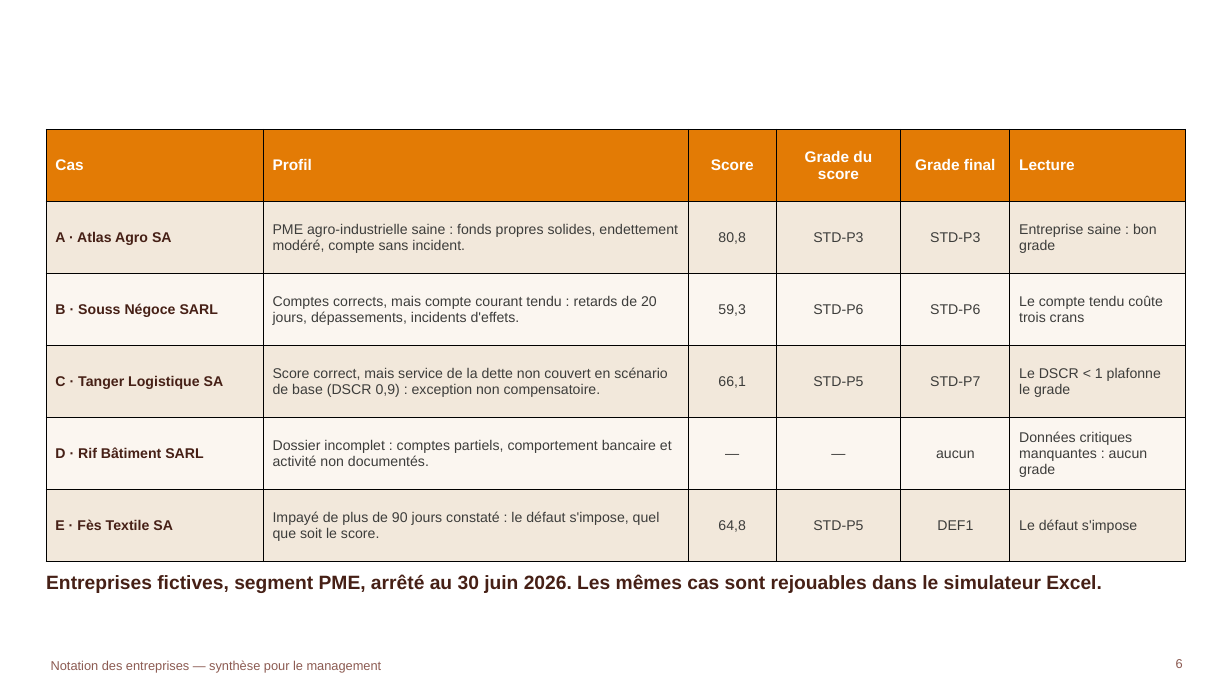
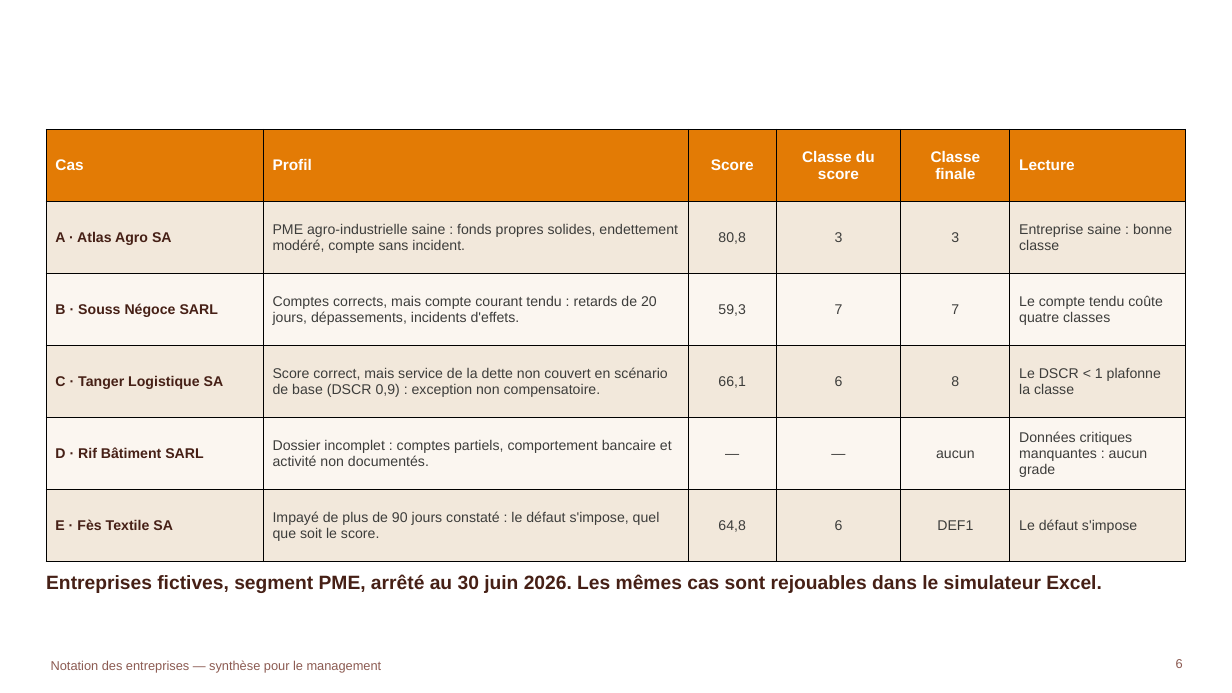
Before and after one commit to tariqeddoumi/Entreprise-scoring-cl, a slide deck: slide 6 of docs/presentations/Notation_entreprises_synthese_management.pptx. Drawn at 1232x693 pixels with LibreOffice and Linux fonts; fonts in the diff are those of the drawing; background and template pictures are left out. Boxes give left, top, right and bottom in pixels: in the first picture for what was removed or moved away, otherwise in the second. Text is boxed around its words. In the diff, an @@ line names an element or a change of style, - is before the commit and + after.

```diff
--- a/docs/presentations/Notation_entreprises_synthese_management.pptx
+++ b/docs/presentations/Notation_entreprises_synthese_management.pptx
@@ table at box(46, 129, 1186, 562) @@
-row 1, column 4: Grade du score
+row 1, column 4: Classe du score
-row 1, column 5: Grade final
+row 1, column 5: Classe finale
-row 2: A · Atlas Agro SA | PME agro-industrielle saine : fonds propres solides, endettement modéré, compte sans incident. | 80,8 | STD-P3 | STD-P3 | Entreprise saine : bon grade
+row 2: A · Atlas Agro SA | PME agro-industrielle saine : fonds propres solides, endettement modéré, compte sans incident. | 80,8 | 3 | 3 | Entreprise saine : bonne classe
-row 3: B · Souss Négoce SARL | Comptes corrects, mais compte courant tendu : retards de 20 jours, dépassements, incidents d'effets. | 59,3 | STD-P6 | STD-P6 | Le compte tendu coûte trois crans
+row 3: B · Souss Négoce SARL | Comptes corrects, mais compte courant tendu : retards de 20 jours, dépassements, incidents d'effets. | 59,3 | 7 | 7 | Le compte tendu coûte quatre classes
-row 4: C · Tanger Logistique SA | Score correct, mais service de la dette non couvert en scénario de base (DSCR 0,9) : exception non compensatoire. | 66,1 | STD-P5 | STD-P7 | Le DSCR < 1 plafonne le grade
+row 4: C · Tanger Logistique SA | Score correct, mais service de la dette non couvert en scénario de base (DSCR 0,9) : exception non compensatoire. | 66,1 | 6 | 8 | Le DSCR < 1 plafonne la classe
-row 6, column 4: STD-P5
+row 6, column 4: 6
```
Also in this commit, not shown: 4 other slides changed, 26 other files.
